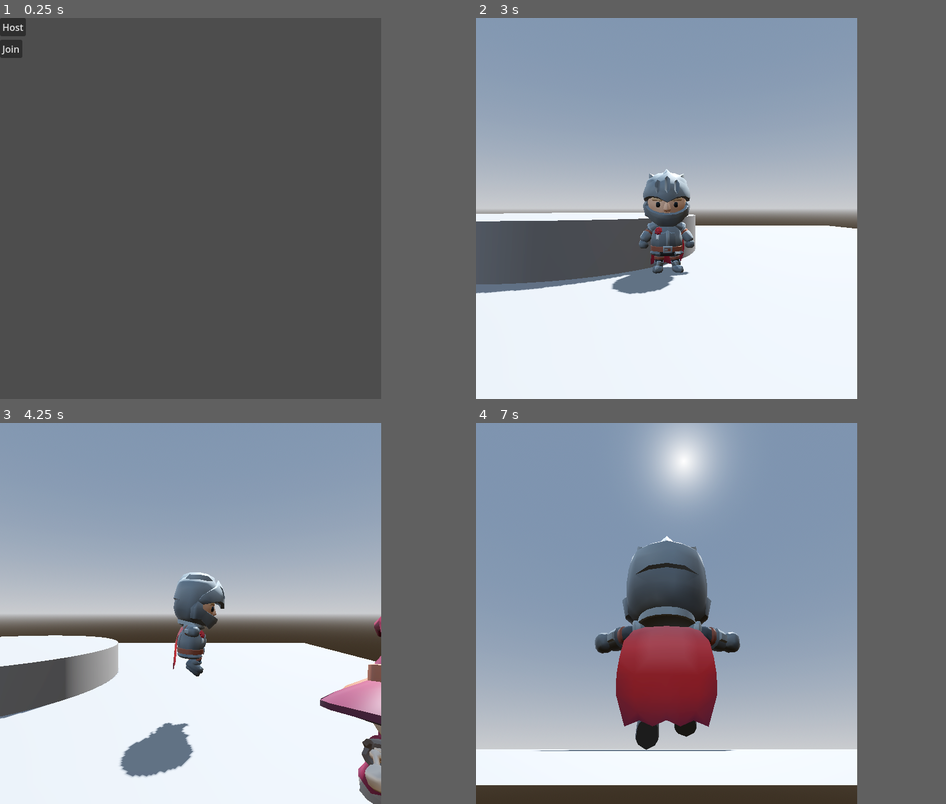
Above: before the commit, frames 1-4 (two rows, left to right).
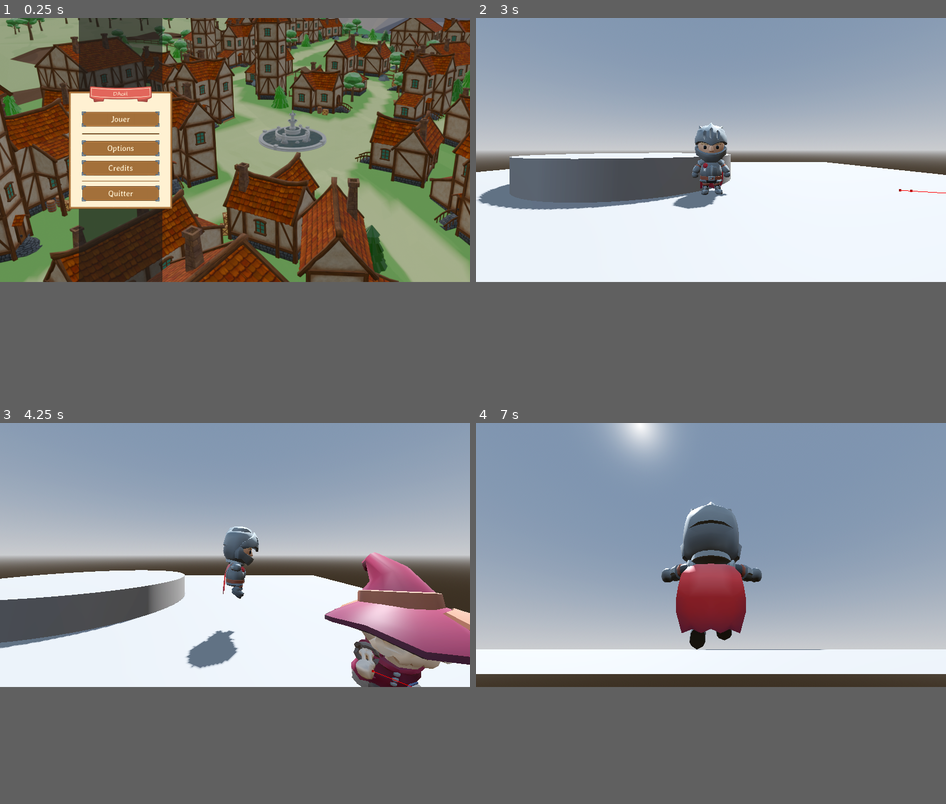
Above: after the commit, the same moments.

Repository: LuDoSniper/DAoH
Game: Godot game, scene res://scenes/menu/home_menu.tscn
Two runs of this game, one before a commit and one after it. Both use one fixed random seed, a clock stepped at 60 frames per second and the inputs below. Before the commit the project starts from res://scenes/world/world.tscn.
Inputs (mouse positions are in pixels of both pictures, inside the frame that each line leads up to):
- Up to frame 1 (0.25 s): no input
- Up to frame 2 (3 s): click (574, 204) at 0.5 s, where only the run after the commit has a clickable "Options"; click (574, 235) at 1.25 s, where only the run after the commit has a clickable "Credits"; click (574, 162) at 2 s, where only the run after the commit has a clickable "Jouer"; click "Host" at 2.75 s
- Up to frame 3 (4.25 s): move the mouse to (272, 594) at 3.52 s; hold D (move_right) from 3.53 s (still down); hold Shift (run) from 3.53 s (still down); tap Space (jump) at 3.77 s
- Up to frame 4 (7 s): move the mouse to (588, 632) at 4.27 s; release D (move_right) at 4.28 s; release Shift (run) at 4.28 s; hold S (move_backward) 4.28-5.03 s; tap E (interact) at 4.35 s; tap Space (jump) at 4.52, 6.02, 6.77 s; tap Shift (run) at 4.55, 6.05 s; move the mouse to (706, 529) at 5.02 s; hold D (move_right) 5.03-5.78 s; hold Shift (run) 5.03-5.78 s; move the mouse to (645, 689) at 5.77 s; hold W (move_forward) from 5.78 s (still down); tap L (toggle_mouse) at 5.85 s; move the mouse to (696, 617) at 6.52 s; hold Shift (run) from 6.53 s (still down)
In our replay, the window is 648x648 before the commit and 799x449 after it. These sizes can differ from the game's own. Grey fills any space a smaller window leaves; there, only what the larger window draws over its background counts as a difference.

The runs differ from the first frame. In frame 1, 64% of the frame differs, in the area x 0-100%, y 0-70%; in frame 2, 36%; in frame 3, 44%; in frame 4, 57%.

Commit message:
Make home menu

Diff:
--- a/project.godot
+++ b/project.godot
@@ -11,9 +11,10 @@
 [application]
 
 config/name="MajorB2"
-run/main_scene="uid://dsdkk3ck5o2nj"
+run/main_scene="uid://b2brpirnjxwjx"
 config/features=PackedStringArray("4.4", "Forward Plus")
 config/icon="res://icon.svg"
+run/size/viewport_width=648
 
 [autoload]
 
@@ -22,7 +23,9 @@
 
 [display]
 
-window/size/viewport_width=648
+window/size/viewport_width=1920
+window/size/viewport_height=1080
+window/size/mode=3
 
 [input]
 
--- /dev/null
+++ b/scenes/menu/home_menu.gd
@@ -0,0 +1,25 @@
+extends Control
+
+
+# Called when the node enters the scene tree for the first time.
+func _ready() -> void:
+	pass # Replace with function body.
+
+
+# Called every frame. 'delta' is the elapsed time since the previous frame.
+func _process(delta: float) -> void:
+	pass
+
+
+func _on_start_pressed() -> void:
+	get_tree().change_scene_to_file("res://scenes/world/world.tscn")
+
+
+func _on_settings_pressed() -> void:
+	print("Settings")
+
+func _on_credits_pressed() -> void:
+	print("Credits")
+
+func _on_exit_pressed() -> void:
+	get_tree().quit()
--- /dev/null
+++ b/scenes/menu/home_menu.tscn
@@ -0,0 +1,305 @@
+[gd_scene load_steps=26 format=3 uid="uid://b2brpirnjxwjx"]
+
+[ext_resource type="Texture2D" uid="uid://b0l250speial6" path="res://addons/menu/backgorund.png" id="1_060io"]
+[ext_resource type="Script" uid="uid://bri2cctb3a08q" path="res://scenes/menu/home_menu.gd" id="1_hbheq"]
+[ext_resource type="Texture2D" uid="uid://cu7e4oa8l550b" path="res://addons/menu/background_menu.png" id="3_bir1u"]
+[ext_resource type="Texture2D" uid="uid://eardw2gpfua0" path="res://addons/menu/banner_classic_curtain.png" id="4_mvfnd"]
+[ext_resource type="FontFile" uid="uid://cwmm4nox1semj" path="res://addons/menu/ArchitectsDaughter-Regular.ttf" id="5_vstcn"]
+[ext_resource type="Texture2D" uid="uid://b8bpd53ul5cgi" path="res://addons/menu/bouton.png" id="5_w8rs4"]
+[ext_resource type="FontFile" uid="uid://dtt47eqkbupus" path="res://addons/menu/AveriaGruesaLibre-Regular.ttf" id="6_wln8m"]
+[ext_resource type="Texture2D" uid="uid://ci2jec1qk52vq" path="res://addons/menu/coupure.png" id="8_vstcn"]
+
+[sub_resource type="StyleBoxTexture" id="StyleBoxTexture_hbheq"]
+texture = ExtResource("1_060io")
+modulate_color = Color(0.886262, 0.886262, 0.886261, 1)
+
+[sub_resource type="StyleBoxTexture" id="StyleBoxTexture_vstcn"]
+texture = ExtResource("3_bir1u")
+
+[sub_resource type="StyleBoxTexture" id="StyleBoxTexture_wln8m"]
+texture = ExtResource("4_mvfnd")
+
+[sub_resource type="StyleBoxTexture" id="StyleBoxTexture_mp753"]
+texture = ExtResource("5_w8rs4")
+modulate_color = Color(0.760784, 0.760784, 0.760784, 1)
+
+[sub_resource type="StyleBoxTexture" id="StyleBoxTexture_lor2g"]
+texture = ExtResource("5_w8rs4")
+modulate_color = Color(0.762403, 0.762404, 0.762403, 1)
+
+[sub_resource type="StyleBoxTexture" id="StyleBoxTexture_6wues"]
+texture = ExtResource("5_w8rs4")
+modulate_color = Color(0.760784, 0.760784, 0.760784, 1)
+
+[sub_resource type="StyleBoxTexture" id="StyleBoxTexture_rhgb8"]
+texture = ExtResource("5_w8rs4")
+
+[sub_resource type="StyleBoxTexture" id="StyleBoxTexture_qcilr"]
+texture = ExtResource("8_vstcn")
+
+[sub_resource type="StyleBoxTexture" id="StyleBoxTexture_wfy5k"]
+texture = ExtResource("5_w8rs4")
+modulate_color = Color(0.760784, 0.760784, 0.760784, 1)
+
+[sub_resource type="StyleBoxTexture" id="StyleBoxTexture_b6n7x"]
+texture = ExtResource("5_w8rs4")
+modulate_color = Color(0.760784, 0.760784, 0.760784, 1)
+
+[sub_resource type="StyleBoxTexture" id="StyleBoxTexture_i7pri"]
+texture = ExtResource("5_w8rs4")
+modulate_color = Color(0.760784, 0.760784, 0.760784, 1)
+
+[sub_resource type="StyleBoxTexture" id="StyleBoxTexture_wfiqp"]
+texture = ExtResource("5_w8rs4")
+modulate_color = Color(0.760784, 0.760784, 0.760784, 1)
+
+[sub_resource type="StyleBoxTexture" id="StyleBoxTexture_2hph6"]
+texture = ExtResource("5_w8rs4")
+modulate_color = Color(0.760784, 0.760784, 0.760784, 1)
+
+[sub_resource type="StyleBoxTexture" id="StyleBoxTexture_ip6q6"]
+texture = ExtResource("5_w8rs4")
+modulate_color = Color(0.760784, 0.760784, 0.760784, 1)
+
+[sub_resource type="StyleBoxTexture" id="StyleBoxTexture_6qn0c"]
+texture = ExtResource("5_w8rs4")
+modulate_color = Color(0.760784, 0.760784, 0.760784, 1)
+
+[sub_resource type="StyleBoxTexture" id="StyleBoxTexture_hvtmr"]
+texture = ExtResource("5_w8rs4")
+modulate_color = Color(0.760784, 0.760784, 0.760784, 1)
+
+[sub_resource type="StyleBoxTexture" id="StyleBoxTexture_v3ax2"]
+texture = ExtResource("5_w8rs4")
+modulate_color = Color(0.760784, 0.760784, 0.760784, 1)
+
+[node name="HomeMenu" type="Control"]
+layout_mode = 3
+anchors_preset = 15
+anchor_right = 1.0
+anchor_bottom = 1.0
+grow_horizontal = 2
+grow_vertical = 2
+script = ExtResource("1_hbheq")
+
+[node name="Game" type="Panel" parent="."]
+layout_mode = 1
+anchors_preset = 15
+anchor_right = 1.0
+anchor_bottom = 1.0
+grow_horizontal = 2
+grow_vertical = 2
+theme_override_styles/panel = SubResource("StyleBoxTexture_hbheq")
+
+[node name="Panel" type="Panel" parent="."]
+layout_mode = 1
+anchors_preset = 13
+anchor_left = 0.5
+anchor_right = 0.5
+anchor_bottom = 1.0
+offset_left = -638.5
+offset_right = -297.5
+grow_horizontal = 2
+grow_vertical = 2
+metadata/_edit_group_ = true
+
+[node name="MenuBG" type="Panel" parent="."]
+layout_mode = 1
+anchors_preset = 8
+anchor_left = 0.5
+anchor_top = 0.5
+anchor_right = 0.5
+anchor_bottom = 0.5
+offset_left = -679.0
+offset_top = -240.5
+offset_right = -256.0
+offset_bottom = 240.5
+grow_horizontal = 2
+grow_vertical = 2
+theme_override_styles/panel = SubResource("StyleBoxTexture_vstcn")
+metadata/_edit_group_ = true
+
+[node name="Bandeau" type="Panel" parent="MenuBG"]
+layout_mode = 1
+anchors_preset = 5
+anchor_left = 0.5
+anchor_right = 0.5
+offset_left = -127.0
+offset_top = -21.5
+offset_right = 127.0
+offset_bottom = 42.5
+grow_horizontal = 2
+theme_override_styles/panel = SubResource("StyleBoxTexture_wln8m")
+
+[node name="Label" type="Label" parent="MenuBG/Bandeau"]
+layout_mode = 1
+anchors_preset = 8
+anchor_left = 0.5
+anchor_top = 0.5
+anchor_right = 0.5
+anchor_bottom = 0.5
+offset_left = -133.0
+offset_top = -55.5
+offset_right = 133.0
+offset_bottom = 55.5
+grow_horizontal = 2
+grow_vertical = 2
+theme_override_colors/font_color = Color(1, 0.945098, 0.823529, 1)
+theme_override_fonts/font = ExtResource("5_vstcn")
+theme_override_font_sizes/font_size = 24
+text = "DAoH"
+horizontal_alignment = 1
+vertical_alignment = 1
+
+[node name="Box" type="Control" parent="MenuBG"]
+layout_mode = 1
+anchors_preset = 8
+anchor_left = 0.5
+anchor_top = 0.5
+anchor_right = 0.5
+anchor_bottom = 0.5
+offset_left = -120.5
+offset_top = -74.0
+offset_right = 120.5
+offset_bottom = 74.0
+grow_horizontal = 2
+grow_vertical = 2
+
+[node name="jouer" type="Button" parent="MenuBG/Box"]
+custom_minimum_size = Vector2(296, 64)
+layout_mode = 1
+anchors_preset = 8
+anchor_left = 0.5
+anchor_top = 0.5
+anchor_right = 0.5
+anchor_bottom = 0.5
+offset_left = -159.0
+offset_top = -159.0
+offset_right = 159.0
+offset_bottom = -95.0
+grow_horizontal = 2
+grow_vertical = 2
+size_flags_vertical = 3
+theme_override_colors/font_color = Color(1, 0.945098, 0.823529, 1)
+theme_override_fonts/font = ExtResource("6_wln8m")
+theme_override_font_sizes/font_size = 32
+theme_override_styles/focus = SubResource("StyleBoxTexture_mp753")
+theme_override_styles/hover = SubResource("StyleBoxTexture_lor2g")
+theme_override_styles/pressed = SubResource("StyleBoxTexture_6wues")
+theme_override_styles/normal = SubResource("StyleBoxTexture_rhgb8")
+text = "Jouer"
+
+[node name="Coupure" type="Panel" parent="MenuBG/Box"]
+clip_contents = true
+custom_minimum_size = Vector2(318, 4)
+layout_mode = 1
+anchors_preset = 8
+anchor_left = 0.5
+anchor_top = 0.5
+anchor_right = 0.5
+anchor_bottom = 0.5
+offset_left = -159.0
+offset_top = -69.0
+offset_right = 159.0
+offset_bottom = -65.0
+grow_horizontal = 2
+grow_vertical = 2
+theme_override_styles/panel = SubResource("StyleBoxTexture_qcilr")
+
+[node name="options" type="Button" parent="MenuBG/Box"]
+clip_contents = true
+custom_minimum_size = Vector2(296, 64)
+layout_mode = 1
+anchors_preset = 8
+anchor_left = 0.5
+anchor_top = 0.5
+anchor_right = 0.5
+anchor_bottom = 0.5
+offset_left = -159.0
+offset_top = -40.0
+offset_right = 159.0
+offset_bottom = 24.0
+grow_horizontal = 2
+grow_vertical = 2
+size_flags_vertical = 3
+theme_override_colors/font_color = Color(1, 0.945098, 0.823529, 1)
+theme_override_fonts/font = ExtResource("6_wln8m")
+theme_override_font_sizes/font_size = 32
+theme_override_styles/focus = SubResource("StyleBoxTexture_wfy5k")
+theme_override_styles/hover = SubResource("StyleBoxTexture_b6n7x")
+theme_override_styles/pressed = SubResource("StyleBoxTexture_i7pri")
+theme_override_styles/normal = SubResource("StyleBoxTexture_rhgb8")
+text = "Options"
+
+[node name="credits" type="Button" parent="MenuBG/Box"]
+clip_contents = true
+custom_minimum_size = Vector2(296, 64)
+layout_mode = 1
+anchors_preset = 8
+anchor_left = 0.5
+anchor_top = 0.5
+anchor_right = 0.5
+anchor_bottom = 0.5
+offset_left = -159.0
+offset_top = 41.0
+offset_right = 159.0
+offset_bottom = 105.0
+grow_horizontal = 2
+grow_vertical = 2
+size_flags_vertical = 3
+theme_override_colors/font_color = Color(1, 0.945098, 0.823529, 1)
+theme_override_fonts/font = ExtResource("6_wln8m")
+theme_override_font_sizes/font_size = 32
+theme_override_styles/focus = SubResource("StyleBoxTexture_wfiqp")
+theme_override_styles/hover = SubResource("StyleBoxTexture_2hph6")
+theme_override_styles/pressed = SubResource("StyleBoxTexture_ip6q6")
+theme_override_styles/normal = SubResource("StyleBoxTexture_rhgb8")
+text = "Credits
+"
+
+[node name="Coupure2" type="Panel" parent="MenuBG/Box"]
+clip_contents = true
+custom_minimum_size = Vector2(318, 4)
+layout_mode = 1
+anchors_preset = 8
+anchor_left = 0.5
+anchor_top = 0.5
+anchor_right = 0.5
+anchor_bottom = 0.5
+offset_left = -159.0
+offset_top = 124.0
+offset_right = 159.0
+offset_bottom = 128.0
+grow_horizontal = 2
+grow_vertical = 2
+theme_override_styles/panel = SubResource("StyleBoxTexture_qcilr")
+
+[node name="quitter" type="Button" parent="MenuBG/Box"]
+clip_contents = true
+custom_minimum_size = Vector2(296, 64)
+layout_mode = 1
+anchors_preset = 8
+anchor_left = 0.5
+anchor_top = 0.5
+anchor_right = 0.5
+anchor_bottom = 0.5
+offset_left = -159.0
+offset_top = 145.0
+offset_right = 159.0
+offset_bottom = 209.0
+grow_horizontal = 2
+grow_vertical = 2
+size_flags_vertical = 3
+theme_override_colors/font_color = Color(1, 0.945098, 0.823529, 1)
+theme_override_fonts/font = ExtResource("6_wln8m")
+theme_override_font_sizes/font_size = 32
+theme_override_styles/focus = SubResource("StyleBoxTexture_6qn0c")
+theme_override_styles/hover = SubResource("StyleBoxTexture_hvtmr")
+theme_override_styles/pressed = SubResource("StyleBoxTexture_v3ax2")
+theme_override_styles/normal = SubResource("StyleBoxTexture_rhgb8")
+text = "Quitter"
+
+[connection signal="pressed" from="MenuBG/Box/jouer" to="." method="_on_start_pressed"]
+[connection signal="pressed" from="MenuBG/Box/options" to="." method="_on_settings_pressed"]
+[connection signal="pressed" from="MenuBG/Box/credits" to="." method="_on_credits_pressed"]
+[connection signal="pressed" from="MenuBG/Box/quitter" to="." method="_on_exit_pressed"]
Binary file added: addons/menu/ArchitectsDaughter-Regular.ttf
Not shown, added: addons/menu/ArchitectsDaughter-Regular.ttf.import
Binary file added: addons/menu/AveriaGruesaLibre-Regular.ttf
Not shown, added: addons/menu/AveriaGruesaLibre-Regular.ttf.import
Binary file added: addons/menu/backgorund.png
Not shown, added: addons/menu/backgorund.png.import
Binary file added: addons/menu/background_menu.png
Not shown, added: addons/menu/background_menu.png.import
Binary file added: addons/menu/banner_classic_curtain.png
Not shown, added: addons/menu/banner_classic_curtain.png.import
Binary file added: addons/menu/bouton.png
Not shown, added: addons/menu/bouton.png.import
(and 3 more such lines)
